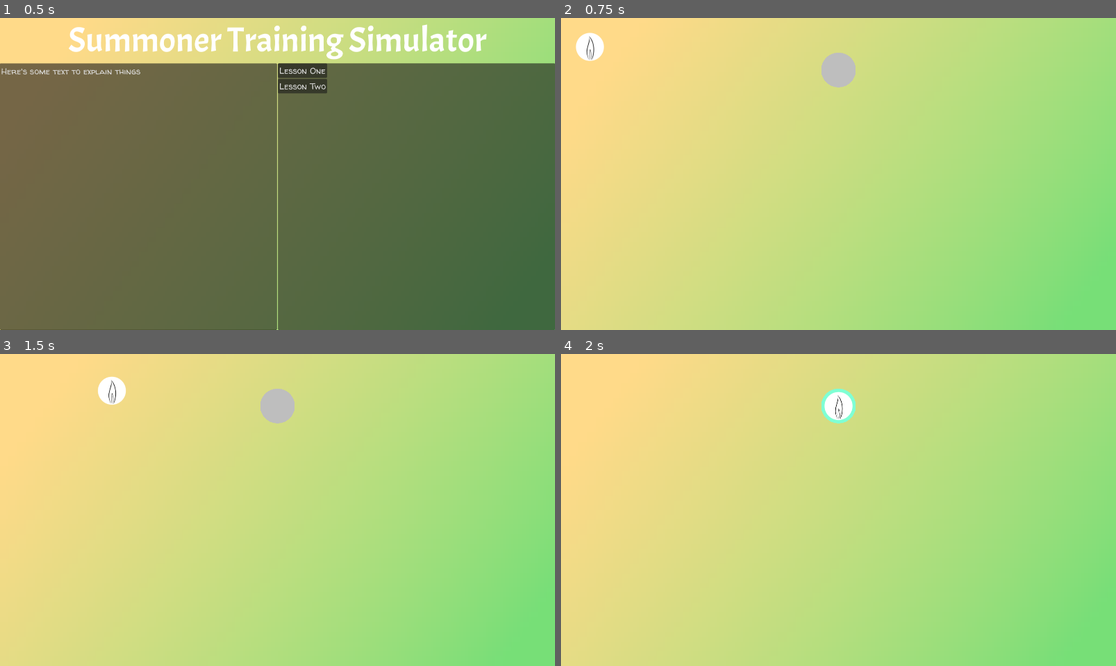
Above: before the commit, frames 1-4 (two rows, left to right).
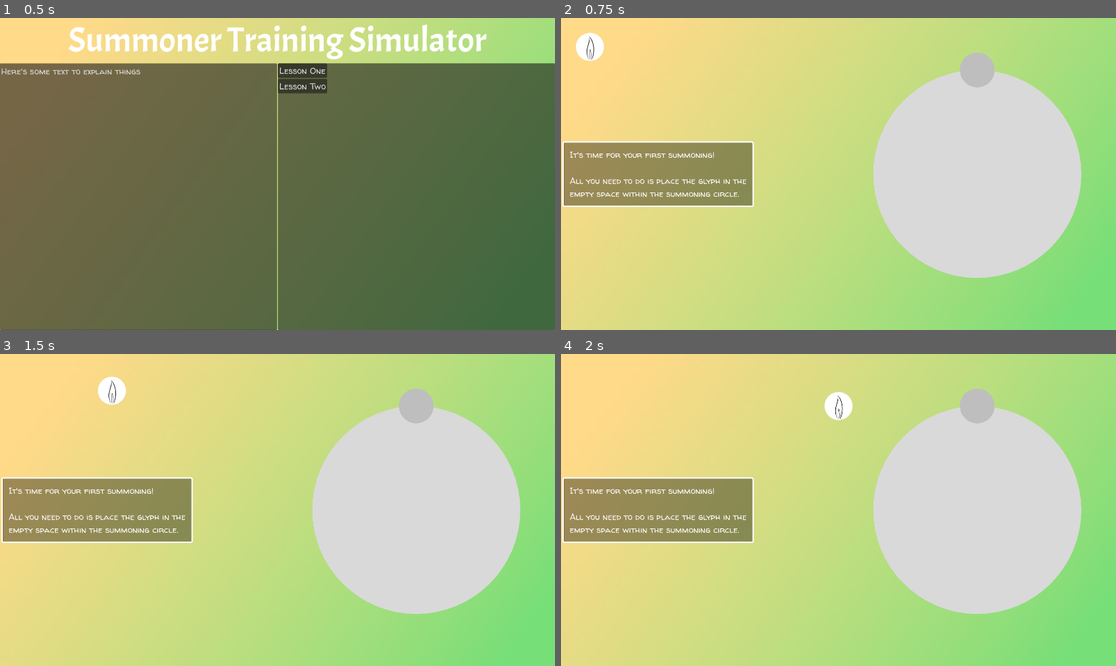
Above: after the commit, the same moments.

Repository: jwodicka/LD55
Game: Godot game, scene res://main_menu.tscn
Same seed, same stepped clock (60 frames per second), same inputs: the game is played once before the commit and once after it.
Inputs (mouse positions are in pixels of both pictures, inside the frame that each line leads up to):
- Up to frame 1 (0.5 s): no input
- Up to frame 2 (0.75 s): click "Lesson One" at 0.5 s
- Up to frame 3 (1.5 s): tap Enter at 1.25 s; drag from (27, 382) to (277, 407) at 1.27 s
- Up to frame 4 (2 s): no input

Frame 1 is identical in both runs. In frame 2, 28% of the frame differs, in the area x 0-94%, y 11-84%; in frame 3, 28%; in frame 4, 27%.

Commit message:
Game recognizes solved state

Diff:
--- a/BackgroundCircle.gd
+++ b/BackgroundCircle.gd
@@ -1,7 +1,13 @@
 extends Node2D
 
-@export_color_no_alpha
-var color : Color
+@export
+var color : Color:
+	get:
+		return _color
+	set (value):
+		_color = value
+		queue_redraw()
+var _color : Color
 
 @export
 var radius : float
@@ -14,5 +20,5 @@
 	draw_circle(Vector2.ZERO, radius, color)
 
 # Called every frame. 'delta' is the elapsed time since the previous frame.
-func _process(delta: float) -> void:
+func _process(_delta: float) -> void:
 	pass
--- a/DropTarget.gd
+++ b/DropTarget.gd
@@ -12,7 +12,6 @@
 	queue_redraw()
 	for neighbor: DropTarget in neighbors.keys():
 		neighbor.queue_redraw()
-
 
 func _get_state_color() -> Color:
 	match is_valid():
@@ -31,7 +30,7 @@
 	match current_glyph.symbol:
 		GameLogic.Symbol.SALT:
 			if neighbors.keys().any(
-				func (target: DropTarget):
+				func (target: DropTarget) -> bool:
 					return target.current_glyph != null && target.current_glyph.symbol == GameLogic.Symbol.SALT
 			):
 				return GameLogic.State.ERROR
@@ -39,7 +38,7 @@
 				return GameLogic.State.CORRECT
 		GameLogic.Symbol.WATER:
 			if neighbors.keys().any(
-				func (target: DropTarget):
+				func (target: DropTarget) -> bool:
 					return target.current_glyph != null && target.current_glyph.symbol == GameLogic.Symbol.FIRE
 			):
 				return GameLogic.State.ERROR
@@ -47,7 +46,7 @@
 				return GameLogic.State.CORRECT
 		GameLogic.Symbol.FIRE:
 			if neighbors.keys().any(
-				func (target: DropTarget):
+				func (target: DropTarget) -> bool:
 					return target.current_glyph != null && target.current_glyph.symbol == GameLogic.Symbol.WATER
 			):
 				return GameLogic.State.ERROR
--- a/GameLogic.gd
+++ b/GameLogic.gd
@@ -11,9 +11,14 @@
 	var targets : int = 1
 	var target_connectors : Array[Vector2i] = []
 	var offset_angle : float = 0
+	var flavor_text = ""
 	match level_name:
 		"Level 1":
 			glyphs = [Symbol.FIRE]
+			flavor_text = """It's time for your first summoning!
+
+			All you need to do is place the glyph in the
+			empty space within the summoning circle."""
 		"Level 2":
 			glyphs = [Symbol.FIRE, Symbol.WATER, Symbol.FIRE]
 			targets = 2
@@ -24,4 +29,5 @@
 	level.targets = targets
 	level.target_connectors = target_connectors
 	level.offset_angle = offset_angle
+	level.flavor_text = flavor_text
 	return level
--- a/MainMenu.gd
+++ b/MainMenu.gd
@@ -15,4 +15,4 @@
 	var level = GameLogic.load_level(level_name)
 	get_tree().root.add_child(level)
 	get_tree().root.remove_child(self)
-	self.queue_free
+	self.queue_free()
--- a/SummoningCircle.gd
+++ b/SummoningCircle.gd
@@ -21,6 +21,11 @@
 @export
 var offset_angle : float = 0
 
+@export
+var flavor_text : String = ""
+
+var solved : bool = false
+
 var _base_direction: Vector2:
 	get:
 		return Vector2.UP.rotated(deg_to_rad(offset_angle))
@@ -28,36 +33,43 @@
 
 # Called when the node enters the scene tree for the first time.
 func _ready() -> void:
-	var position := Vector2(100, 100)
+	var center_offset := Vector2(0.5, 0.5)
+	if !flavor_text.is_empty():
+		center_offset = Vector2(0.75, 0.5)
+		$FlavorContainer.visible = true
+		$FlavorContainer/PanelContainer/FlavorLabel.text = flavor_text
+	else:
+		$FlavorContainer.visible = false
 
-	var center := get_viewport_rect().size / 2
+	var center := get_viewport_rect().size * center_offset
 	var radius := get_viewport_rect().size.y / 3
 
 	$BackgroundCircle.position = center
 	$BackgroundCircle.radius = radius
 
+	var glyph_position := Vector2(100, 100)
 	for symbol in glyphs:
-		var glyph = DRAGGABLE_GLYPH.instantiate()
+		var glyph: DraggableGlyph = DRAGGABLE_GLYPH.instantiate()
 		glyph.symbol = symbol
-		glyph.position = Vector2(position)
+		glyph.position = Vector2(glyph_position)
 		$Glyphs.add_child(glyph)
-		position.x += 100
+		glyph_position.x += 100
 	for i in range(targets):
-		var target = DROP_TARGET.instantiate()
+		var target: DropTarget = DROP_TARGET.instantiate()
 		target.name = "DropTarget%d" % i
-		var offset = (_base_direction * radius).rotated((TAU / targets) * i)
+		var offset: Vector2 = (_base_direction * radius).rotated((TAU / targets) * i)
 		target.position = center + offset
 		$Targets.add_child(target)
 		_targets.append(target)
 	for c in target_connectors:
-		var connector = TARGET_CONNECTOR.instantiate()
+		var connector: TargetConnector = TARGET_CONNECTOR.instantiate()
 		connector.end_a = _targets[c.x]
 		connector.end_b = _targets[c.y]
 		# Does this connector connect adjacent points?
 		if abs(c.x - c.y) == 1 || abs(c.x - c.y) == targets -1:
 			print("Adjacent points")
-			var offset_a = connector.end_a.position - center
-			var offset_b = connector.end_b.position - center
+			var offset_a := connector.end_a.position - center
+			var offset_b := connector.end_b.position - center
 			var angle = offset_a.angle_to(offset_b)
 			var angle_step = angle/CURVE_STEPS
 			for step in range(0, CURVE_STEPS + 1):
@@ -67,7 +79,12 @@
 		$Connectors.add_child(connector);
 
 
-
 # Called every frame. 'delta' is the elapsed time since the previous frame.
 func _process(delta: float) -> void:
-	pass
+	if !solved && _targets.all(
+		func(target: DropTarget) -> bool:
+			return target.is_valid() == GameLogic.State.CORRECT
+	):
+		solved = true
+		$BackgroundCircle.color = Color.DARK_MAGENTA
+		queue_redraw()
--- a/summoner_theme.tres
+++ b/summoner_theme.tres
@@ -1,8 +1,24 @@
-[gd_resource type="Theme" load_steps=4 format=3 uid="uid://daf7aw2ai0ai5"]
+[gd_resource type="Theme" load_steps=5 format=3 uid="uid://daf7aw2ai0ai5"]
 
 [ext_resource type="Texture2D" uid="uid://drmvu1tlj7kx8" path="res://bg_gradient.tres" id="1_2cs5s"]
 [ext_resource type="FontFile" uid="uid://drjgf2vdbypi" path="res://fonts/WalterTurncoat-Regular.ttf" id="1_buwm6"]
 [ext_resource type="FontFile" uid="uid://bfxvkt6h2o1wd" path="res://fonts/Acme-Regular.ttf" id="2_fhd87"]
+
+[sub_resource type="StyleBoxFlat" id="StyleBoxFlat_gw5j3"]
+bg_color = Color(0, 0, 0, 0.372549)
+border_width_left = 5
+border_width_top = 5
+border_width_right = 5
+border_width_bottom = 5
+border_color = Color(1, 1, 1, 1)
+corner_radius_top_left = 5
+corner_radius_top_right = 5
+corner_radius_bottom_right = 5
+corner_radius_bottom_left = 5
+expand_margin_left = 20.0
+expand_margin_top = 20.0
+expand_margin_right = 20.0
+expand_margin_bottom = 20.0
 
 [resource]
 default_font = ExtResource("1_buwm6")
@@ -12,6 +28,8 @@
 /colors/fire_base = Color(0.666667, 0.223529, 0.223529, 1)
 /colors/water_base = Color(0.184314, 0.247059, 0.45098, 1)
 /icons/background_gradient = ExtResource("1_2cs5s")
+FlavorText/base_type = &"PanelContainer"
+FlavorText/styles/panel = SubResource("StyleBoxFlat_gw5j3")
 HeaderLarge/base_type = &"Label"
 HeaderLarge/font_sizes/font_size = 120
 HeaderLarge/fonts/font = ExtResource("2_fhd87")
--- a/summoning_circle.tscn
+++ b/summoning_circle.tscn
@@ -18,16 +18,13 @@
 target_connectors = Array[Vector2i]([Vector2i(0, 2), Vector2i(1, 3), Vector2i(2, 4), Vector2i(3, 0), Vector2i(4, 1)])
 
 [node name="Glyphs" type="CanvasLayer" parent="."]
-layer = 2
+layer = 10
 
 [node name="Targets" type="CanvasLayer" parent="."]
+layer = 8
 
 [node name="Connectors" type="CanvasLayer" parent="."]
-layer = 0
-
-[node name="BackgroundCircle" type="Node2D" parent="."]
-script = ExtResource("2_b3go5")
-color = Color(0.85098, 0.85098, 0.85098, 1)
+layer = 6
 
 [node name="TextureRect" type="TextureRect" parent="."]
 layout_mode = 1
@@ -38,3 +35,30 @@
 grow_vertical = 2
 mouse_filter = 2
 texture = ExtResource("3_n004m")
+
+[node name="BackgroundCircle" type="Node2D" parent="."]
+script = ExtResource("2_b3go5")
+color = Color(0.85098, 0.85098, 0.85098, 1)
+
+[node name="FlavorContainer" type="MarginContainer" parent="."]
+layout_mode = 1
+anchors_preset = 4
+anchor_top = 0.5
+anchor_bottom = 0.5
+offset_top = -73.5
+offset_right = 543.0
+offset_bottom = 73.5
+grow_vertical = 2
+theme_override_constants/margin_left = 25
+theme_override_constants/margin_top = 25
+theme_override_constants/margin_right = 25
+theme_override_constants/margin_bottom = 25
+
+[node name="PanelContainer" type="PanelContainer" parent="FlavorContainer"]
+layout_mode = 2
+theme_type_variation = &"FlavorText"
+
+[node name="FlavorLabel" type="Label" parent="FlavorContainer/PanelContainer"]
+layout_mode = 2
+text = "This is some flavor text
+explaining what to do in this level"
